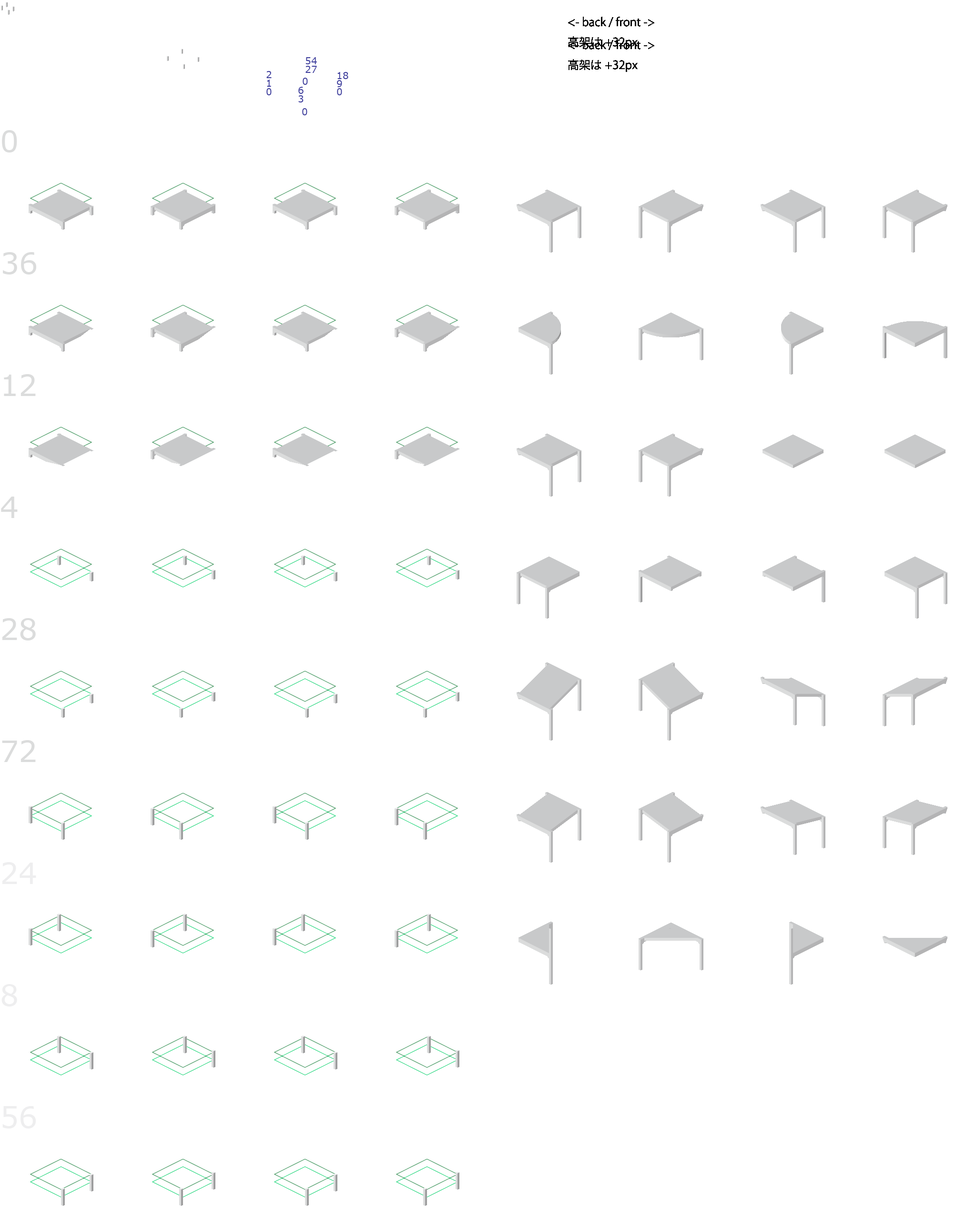
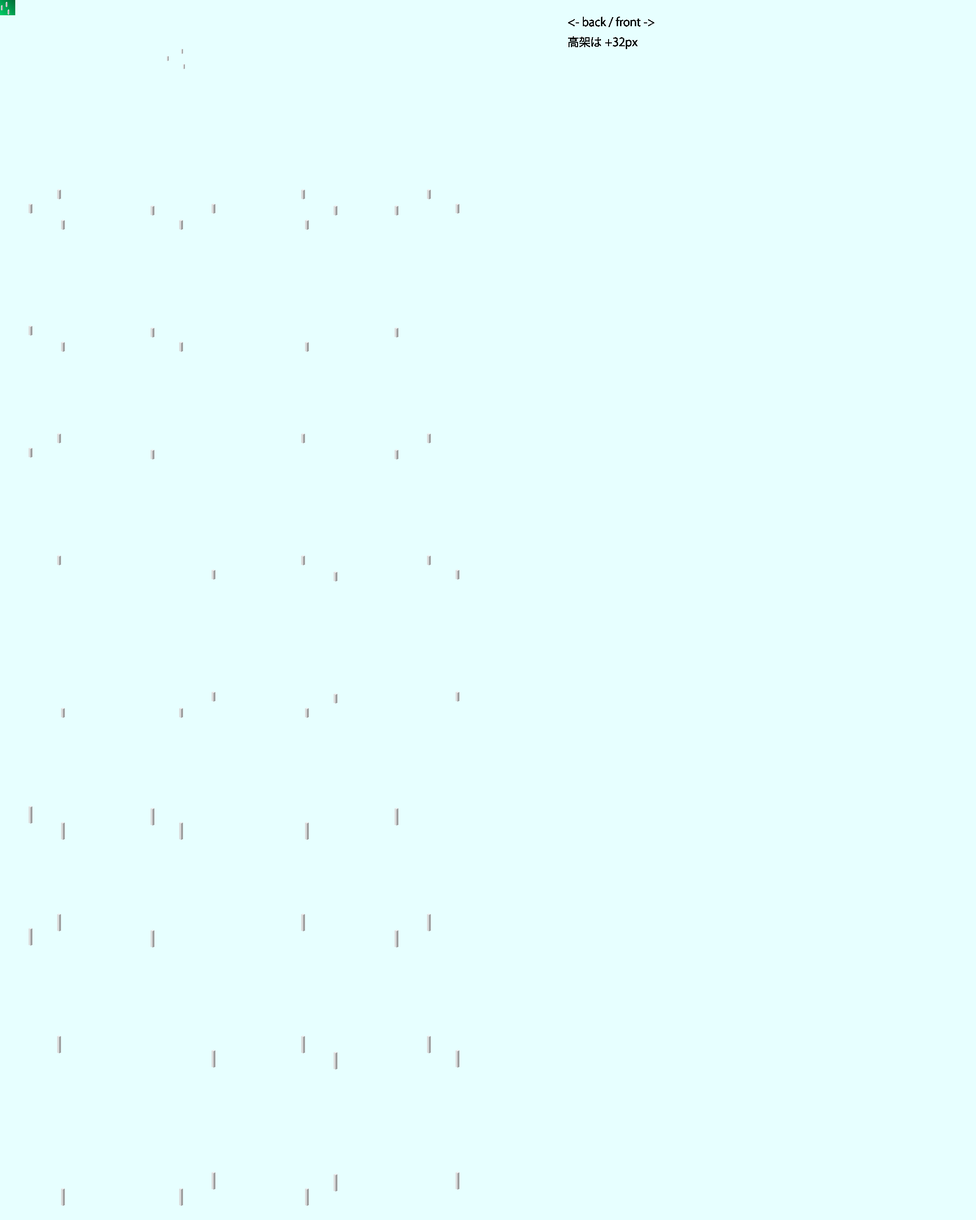
The second 976x1220 image is a revision of the first. Changes to its layers:
hid "pier2-deck", painted on it over [left=0, top=0, right=948, bottom=1207]
added layer "pier2_diag" above "pier2" over [left=0, top=1, right=655, bottom=1207]
hid "pier2" over [left=0, top=1, right=655, bottom=1207]
hid "補助線2" over [left=30, top=183, right=458, bottom=1198]
showed "背景色" over [left=0, top=0, right=976, bottom=1220]
